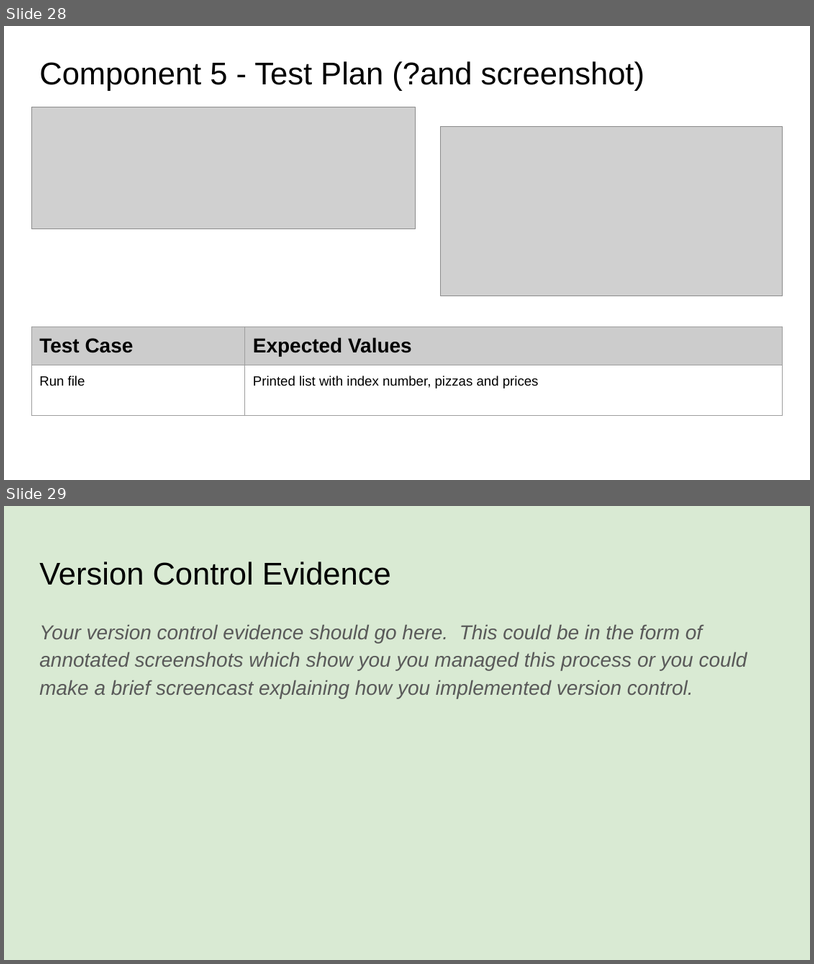
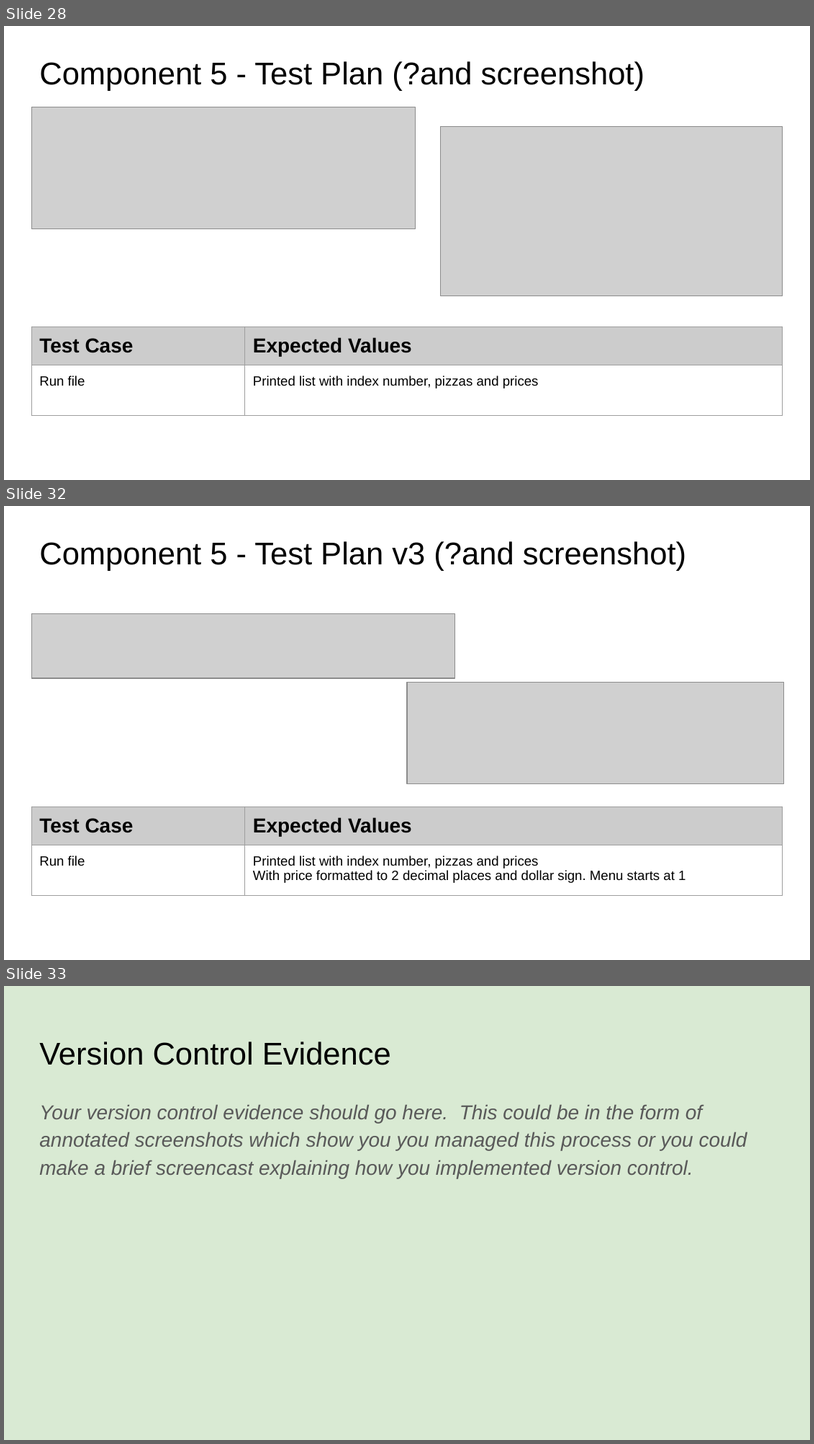
Before and after one commit to Joemamasahbsdh/pizza.bot, a slide deck: 022_91893+_+91897+Documentation.pptx. Shown one above the other, each under a label of ours: slides 28 and 29 before the commit, slides 28, 32 and 33 after it; the slides between them are not shown. The pictures are 814x964 and 814x1444 pixels, drawn with LibreOffice and Linux fonts; fonts in the diff are those of the drawing; grey boxes stand for pictures. Boxes give left, top, right and bottom in pixels: in the first picture for what was removed or moved away, otherwise in the second. Text is boxed around its words. In the diff, an @@ line names an element or a change of style, - is before the commit and + after.

Commit message:
Formatted menu
Formatted and changed menu into a function. Integrated into main program

```diff
--- a/022_91893+_+91897+Documentation.pptx
+++ b/022_91893+_+91897+Documentation.pptx
@@ slide 32 added at bbox=[4, 506, 810, 960], background #FFFFFF @@
@@ title added at bbox=[39, 541, 687, 571], 28 pt, text #000000 @@
+Component 5 - Test Plan v3 (?and screenshot)
@@ picture added at bbox=[31, 613, 455, 678] @@
@@ picture added at bbox=[407, 682, 784, 783] @@
@@ table added at bbox=[31, 807, 783, 897], 2 rows, 2 columns @@
+Test Case | Expected Values
+Run file | Printed list with index number, pizzas and prices / With price formatted to 2 decimal places and dollar sign. Menu starts at 1
@@ what was slide 29 is now slide 33 @@
```
Also in this commit, not shown: 3 other slides added, 2 other files.
